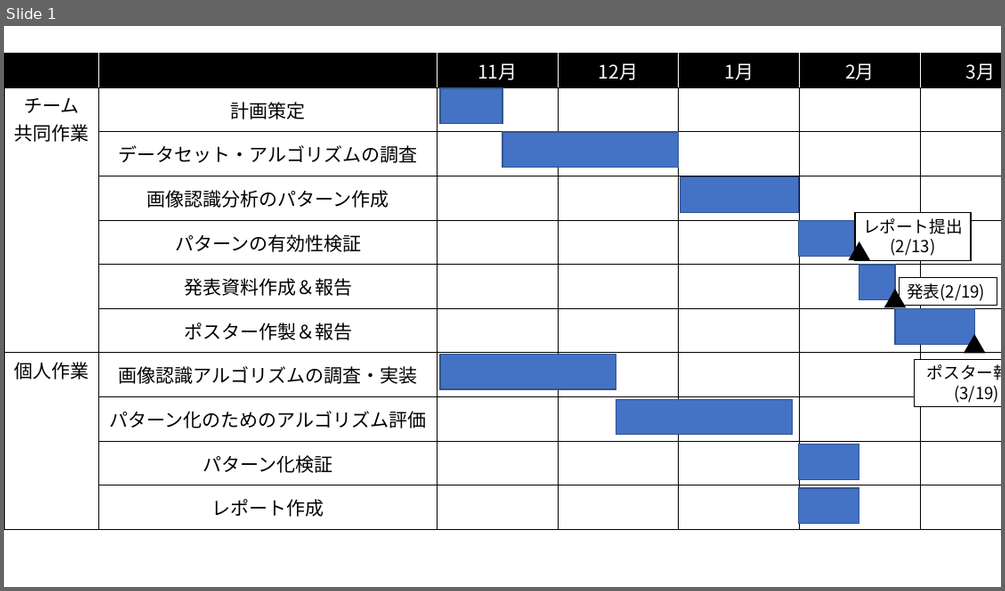
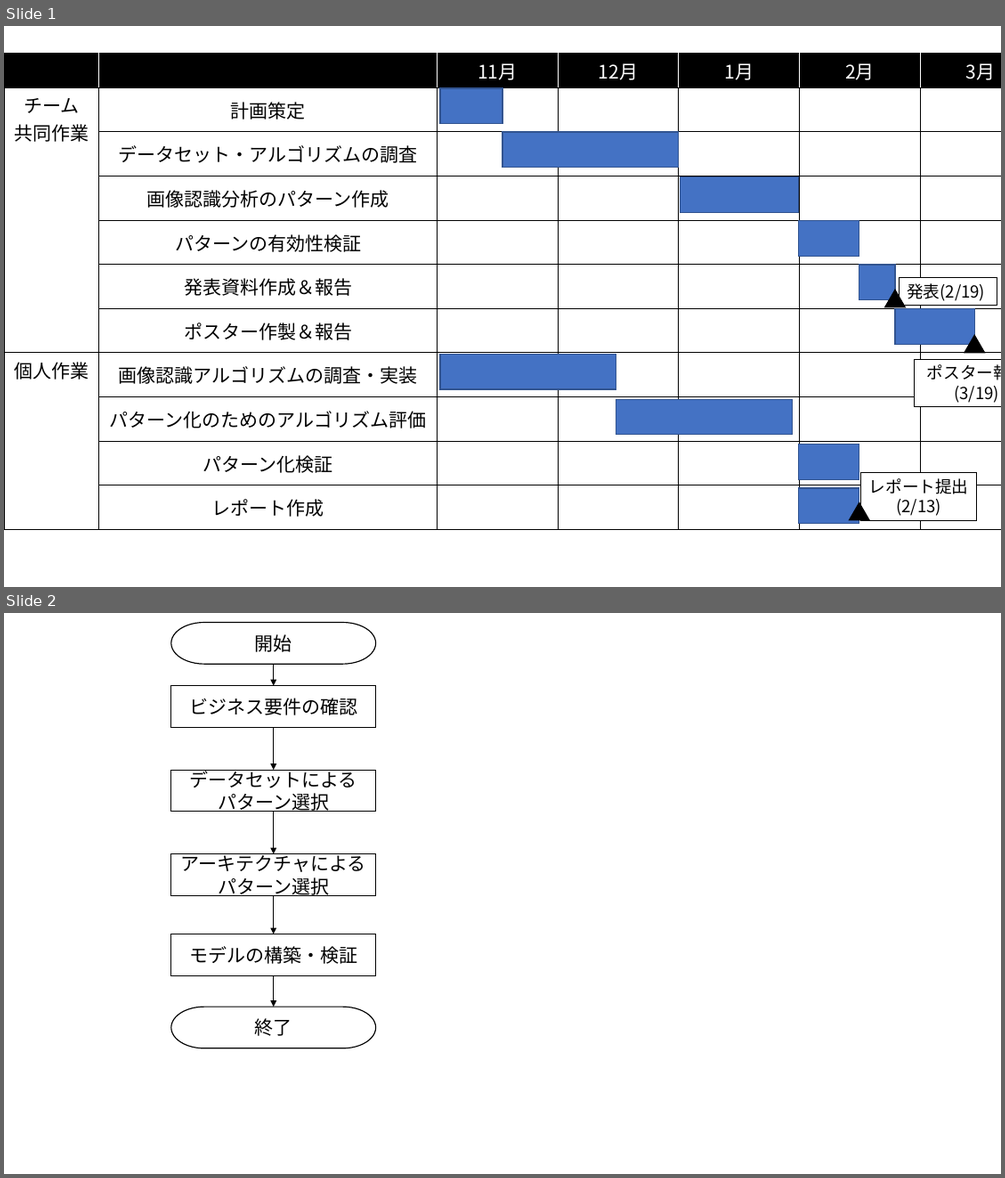
Before and after one commit to topse2019-kaggle/team, a slide deck: horiwaki/Report/ReportFigure.pptx. Shown one above the other, each under a label of ours: slide 1 before the commit, slides 1 and 2 after it. The pictures are 1005x591 and 1005x1178 pixels, drawn with LibreOffice and Linux fonts; fonts in the diff are those of the drawing. Boxes give left, top, right and bottom in pixels: in the first picture for what was removed or moved away, otherwise in the second. Text is boxed around its words. In the diff, an @@ line names an element or a change of style, - is before the commit and + after.

Commit message:
パターニング→パターン選択と修正
パターニング→パターン選択と修正

```diff
--- a/horiwaki/Report/ReportFigure.pptx
+++ b/horiwaki/Report/ReportFigure.pptx
@@ slide 2 added at (4, 613, 1001, 1174), background #FFFFFF @@
@@ group added at (171, 622, 376, 1048): 5 arrows, 4 rectangles, 2 pill shapes @@
+ビジネス要件の確認
+データセットによる
+パターン選択
+アーキテクチャによるパターン選択
+モデルの構築・検証
+開始
+終了
@@ slide 1 changed as well @@
@@ rectangle "レポート提出": place and size @@
-rectangle "レポート提出" at (855, 213, 971, 261)
+rectangle "レポート提出" at (861, 473, 977, 520)
@@ triangle: place and size @@
-triangle at (849, 242, 869, 259)
+triangle at (849, 502, 869, 520)
```
